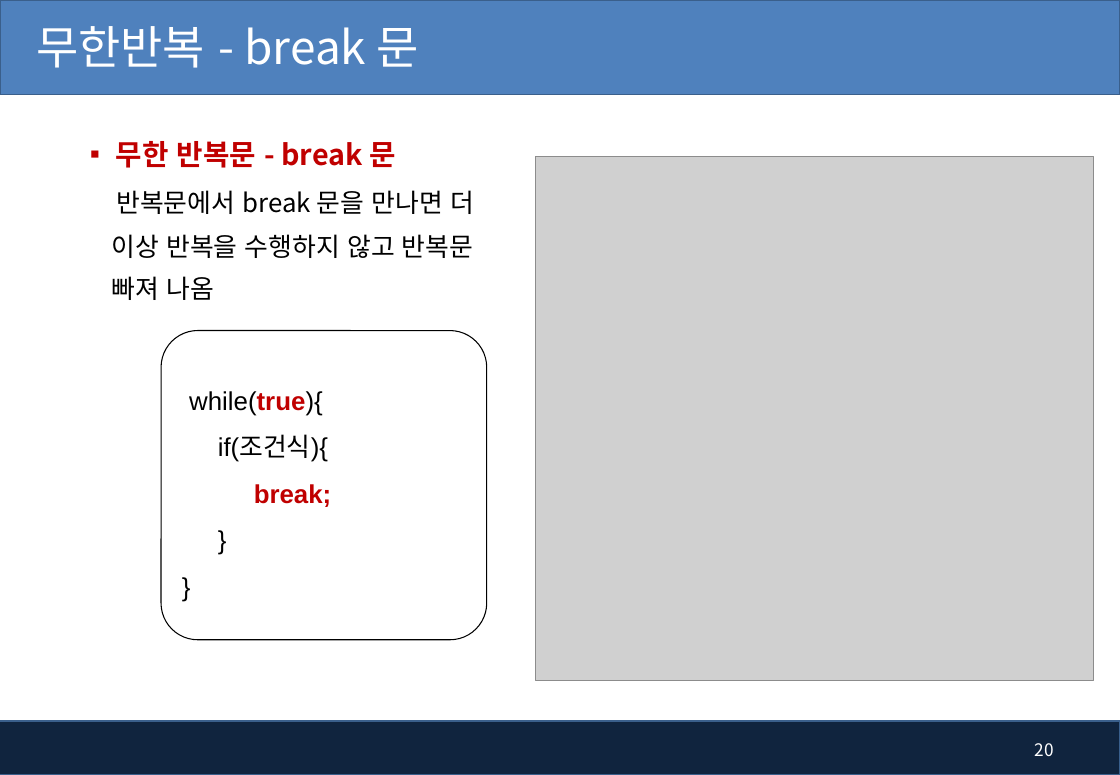
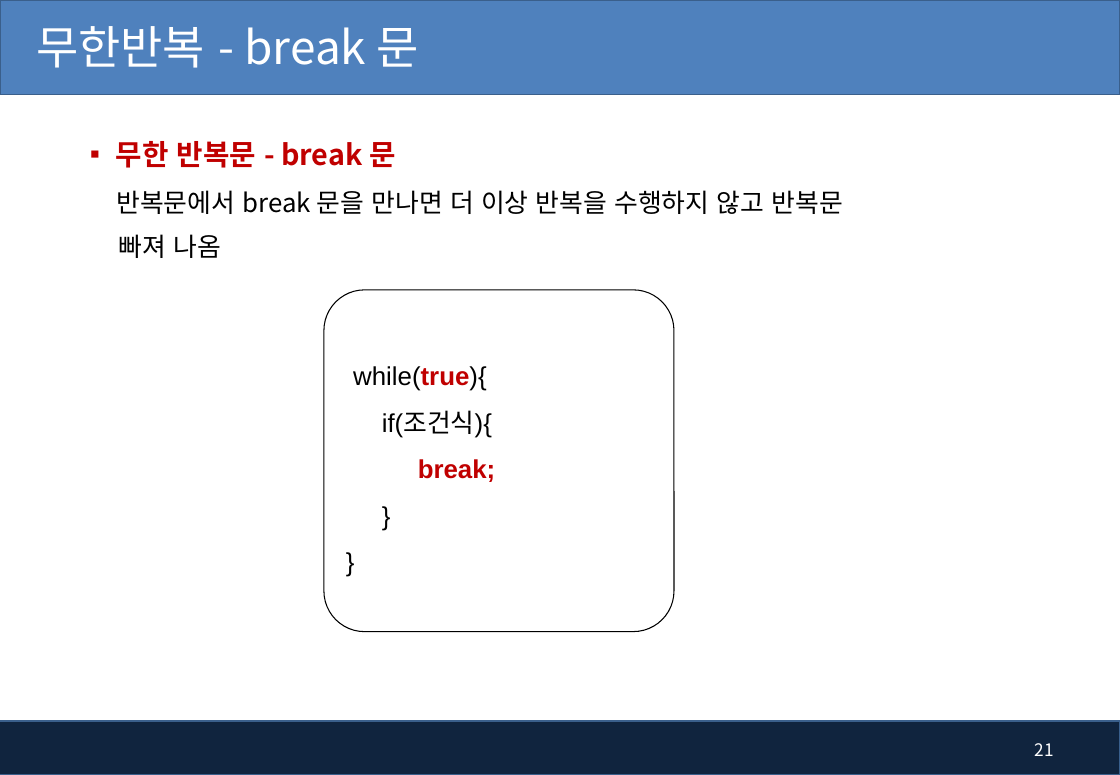
Before and after one commit to kiyongee2/green_project_web, a slide deck: slide 21 of java_ppt/3장-제어문(조건, 반복).pptx (slide 20 before the commit). Drawn at 1120x775 pixels with LibreOffice and Linux fonts; fonts in the diff are those of the drawing; grey boxes stand for pictures; background and template pictures are left out. Boxes give left, top, right and bottom in pixels: in the first picture for what was removed or moved away, otherwise in the second. Text is boxed around its words. In the diff, an @@ line names an element or a change of style, - is before the commit and + after.

```diff
--- a/java_ppt/3장-제어문(조건, 반복).pptx
+++ b/java_ppt/3장-제어문(조건, 반복).pptx
@@ picture removed at (536,157,1094,682) @@
@@ text at (116,190,842,214): text changed @@
-반복문에서 break 문을 만나면 더
-이상 반복을 수행하지 않고 반복문
+반복문에서 break 문을 만나면 더 이상 반복을 수행하지 않고 반복문
@@ rounded rectangle "while(true){": place and size @@
-rounded rectangle "while(true){" at (161,331,487,640)
+rounded rectangle "while(true){" at (324,291,674,633)
@@ page number at (1034,743,1053,756): text changed @@
-20
+21
```
Also in this commit, not shown: 1 other slide changed, 2 slides added, 2 other files.
